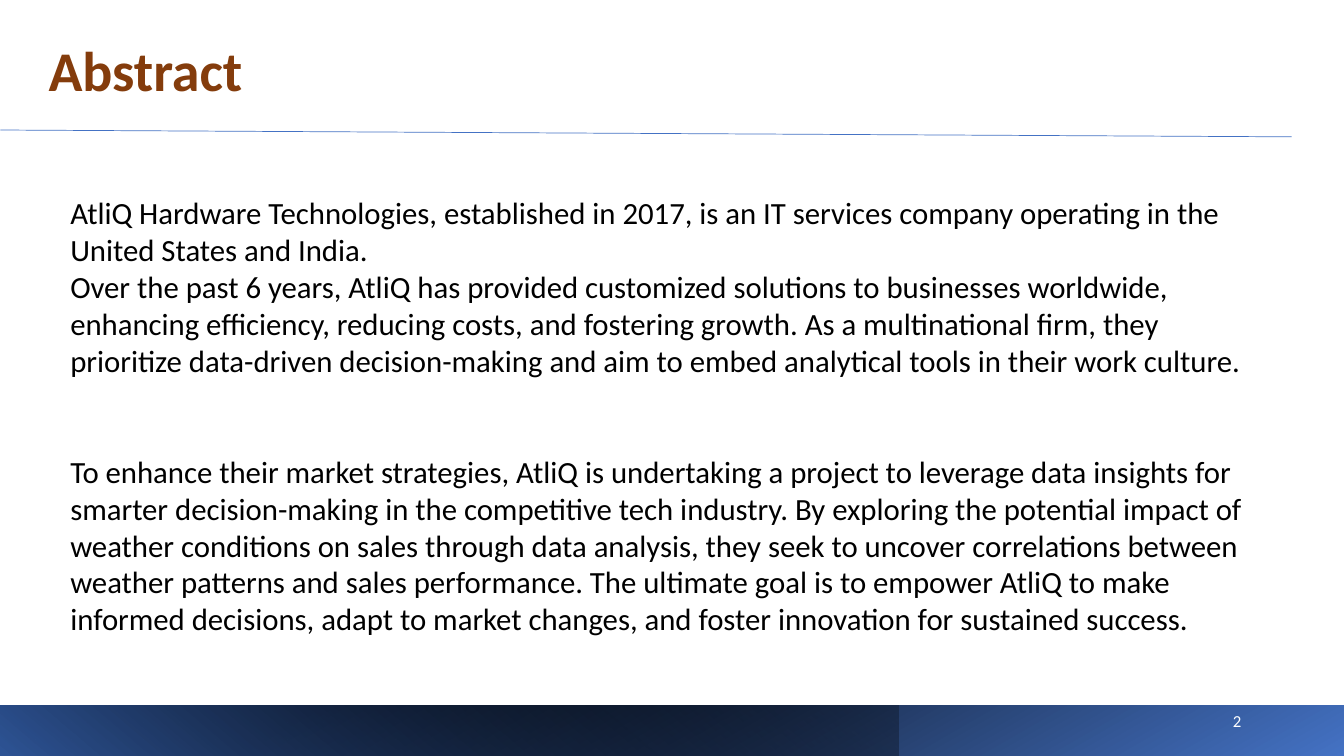
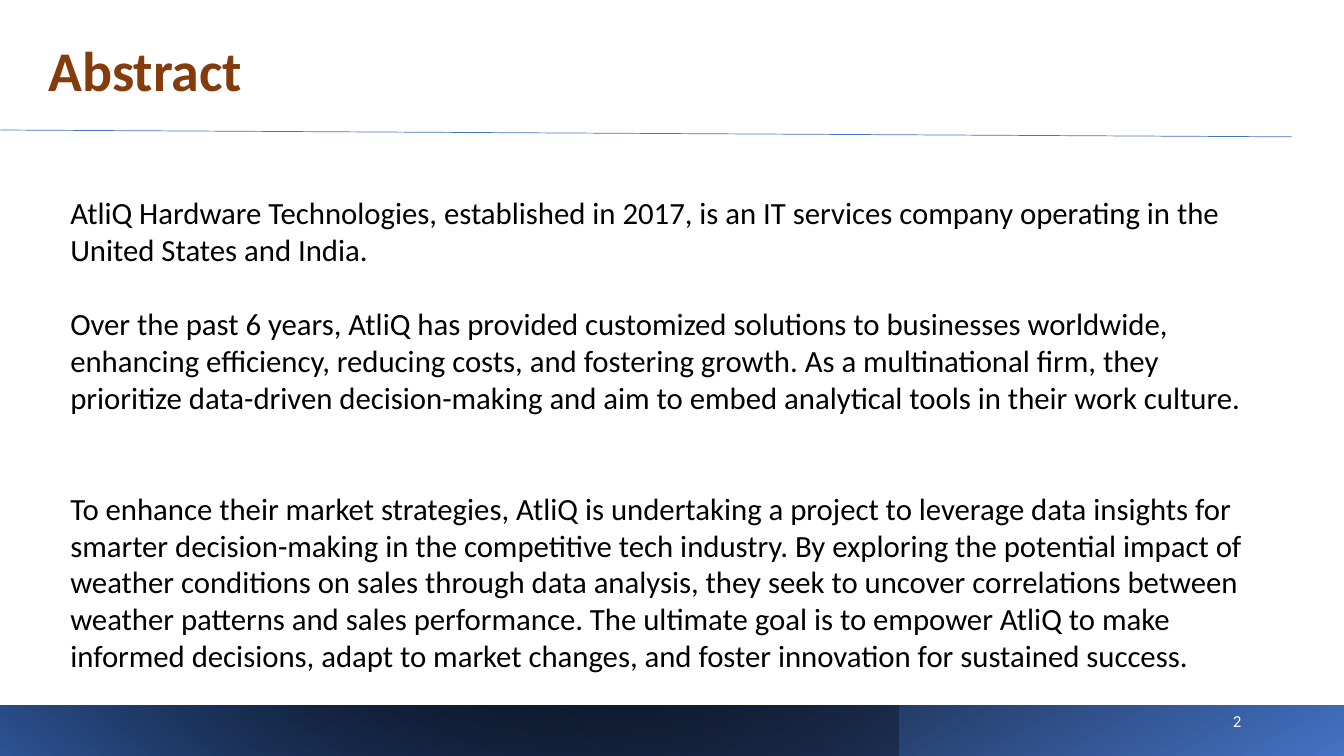
Before and after one commit to Namrata-Patel/AIM-5001, a slide deck: slide 2 of Final_Project/DAM - Final Project Presentation.pptx. Drawn at 1344x756 pixels with LibreOffice and Linux fonts; fonts in the diff are those of the drawing. Boxes give left, top, right and bottom in pixels: in the first picture for what was removed or moved away, otherwise in the second. Text is boxed around its words. In the diff, an @@ line names an element or a change of style, - is before the commit and + after.

Commit message:
- Minor Fix

```diff
--- a/Final_Project/DAM - Final Project Presentation.pptx
+++ b/Final_Project/DAM - Final Project Presentation.pptx
@@ text "AtliQ Hardware Technologies, established in ..." rewrapped from [70,202,1242,636] to [70,202,1242,673] @@
```
